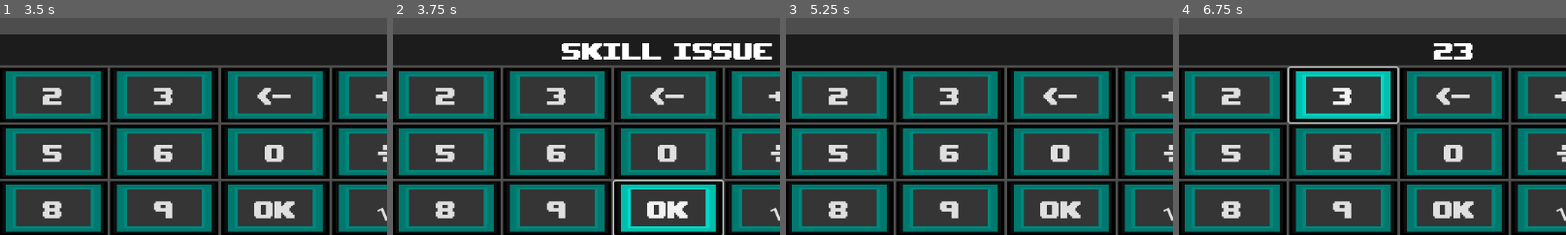
Above: before the commit, frames 1-4 (left to right).
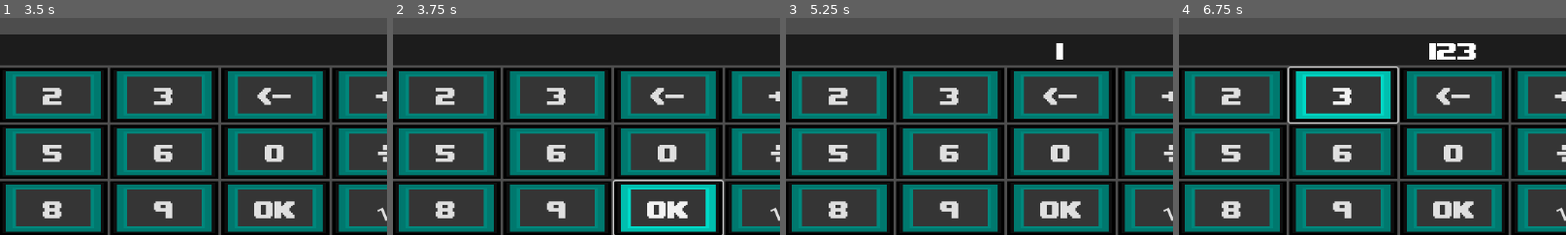
Above: after the commit, the same moments.

Repository: VinceAL-9/Mathfight
Game: Godot game, scene res://scenes/Whole game/Choose mode/campaign/Core gameplay/core_gameplay.tscn
Same seed, same stepped clock (60 frames per second), same inputs: the game is played once before the commit and once after it. This scene is started directly instead of the project's main scene.
Inputs:
- Up to frame 1 (3.5 s): tap Enter (ans) at 0.5, 0.6, 1.35, 2.1, 2.85 s
- Up to frame 2 (3.75 s): click "OK" at 3.5 s
- Up to frame 3 (5.25 s): click "OK" at 4.25 s; click "1" at 5 s
- Up to frame 4 (6.75 s): click "2" at 5.75 s; click "3" at 6.5 s
The pictures show only the part of the screen within x 15-64%, y 50-100%; the shares and areas given below are measured in that part.

Frame 1 is identical in both runs. In frame 2, 2.7% of the frame differs, in the area x 43-98%, y 11-20%; in frame 3, 0.2%; in frame 4, 0.4%.

Commit message:
Connected the Keyboard to gameplay
Made major updates on the game.gd and keyboard.gd code to wire in the keyboard into the gameplay, while making sure everything works smoothly and with minimal bugs

Diff:
--- a/scenes/Whole game/Choose mode/campaign/Core gameplay/game.tscn
+++ b/scenes/Whole game/Choose mode/campaign/Core gameplay/game.tscn
@@ -87,5 +87,6 @@
 
 [node name="Player and Enemy" parent="." instance=ExtResource("2_8fel7")]
 
+[connection signal="answer_submitted" from="Display/Keyboard" to="." method="_on_keyboard_answer_submitted"]
 [connection signal="timeout" from="ProblemTimers/Generate Problem" to="." method="_on_generate_problem_timeout"]
 [connection signal="timeout" from="ProblemTimers/Timer for Solving" to="." method="_on_timer_for_solving_timeout"]
--- a/scripts/Whole game/Choose mode/campaign/Core gameplay/game.gd
+++ b/scripts/Whole game/Choose mode/campaign/Core gameplay/game.gd
@@ -17,6 +17,10 @@
 @onready var player_sprite: AnimatedSprite2D = $"Player and Enemy".get_node("Player")
 @onready var enemy_sprite: AnimatedSprite2D = $"Player and Enemy".get_node("Enemy")
 
+# Reference to the Keyboard
+@onready var keyboard: Control = $Display/Keyboard
+
+
 var problem_active: bool # This is a placeholder for the problem generator
 var problem_start_time: int # for tracking elapsed time
 var game_over: bool = false # indicator whether this game is over
@@ -28,6 +32,7 @@
 
 	problem_active = false
 	prob_timer.start()
+
 
 func update_health_ui() -> void:
 	player_hp.value = player_health
@@ -47,6 +52,9 @@
 		player_health -= 10
 		update_health_ui()
 
+		# RESET the keyboard
+		keyboard.reset_input()
+
 		if player_health <= 0:
 			anim.play("player_death") # death animation for player
 			enemy_sprite.play("idle")
@@ -55,20 +63,24 @@
 
 		problem_active = false
 		prob_timer.start(rng.randi_range(2, 4))
+		has_answered = false
 
-func _process(_delta: float) -> void:
+
+func _on_keyboard_answer_submitted(answer_text: String) -> void: # this is where the input will take place
 	if game_over: return # skip logic if game is over
+	if not problem_active or has_answered: return
 
-	if problem_active and not has_answered and Input.is_action_just_pressed("ans"): # prevent spamming
-		has_answered = true # lock in answer to prevent re-pressing
+	has_answered = true # lock in answer to prevent re-pressing
 
+	# Compare the submitted answer
+	if answer_text == "x²+12x-32":
 		# this gets the elapsed time since the start of the solve timer by subtracting the start time from current time
 		var elapsed_time = (Time.get_ticks_msec() - problem_start_time) / 1000.0 # convert to seconds, since this is in milliseconds
 
 		anim.play("player_attack") # play the animation with a bit of delay to sync with damage
 		await get_tree().create_timer(1.0).timeout
 
-		if elapsed_time <= 3.0: # if player solves in under 3 secs, crit damage
+		if elapsed_time <= 3.0: # if player solves in under 3 secs, enhance damage
 			enemy_health -= rng.randi_range(15, 20)
 		else: # normal damage
 			enemy_health -= 10
@@ -85,6 +97,15 @@
 		prob_timer.start(rng.randi_range(2, 4))
 		problem_active = false
 
+	else:
+		# WRONG answer
+		keyboard.reset_input() # Clear the wrong input immediately
+		has_answered = false
+
+func _process(_delta: float) -> void:
+	if game_over: return # skip logic if game is over
+
+
 func end_game_after_delay() -> void: # wait for a moment before ending the game
 	game_over = true # prevent further interaction
 	solve_timer.stop()
--- a/scripts/Whole game/Choose mode/campaign/Core gameplay/keyboard.gd
+++ b/scripts/Whole game/Choose mode/campaign/Core gameplay/keyboard.gd
@@ -4,11 +4,13 @@
 @onready var label = $VBoxContainer/MarginContainer/Label
 
 # constants
-const ANSWER := "x²+12x-32"  # The correct answer to match when OK is pressed
 const SUPERSCRIPT_MAP := {
 	"0": "⁰", "1": "¹", "2": "²", "3": "³", "4": "⁴",
 	"5": "⁵", "6": "⁶", "7": "⁷", "8": "⁸", "9": "⁹"
 }
+
+# signal for answer submission
+signal answer_submitted(answer_text: String)
 
 # variables
 var next_char_superscript: bool = false  # Whether the next digit should be superscript
@@ -156,18 +158,19 @@
 	typing_enabled = false
 
 	# Compares the typed answer with the correct answer
-	if label.text == ANSWER:
-		label.text = "Nice Job!"
-		label.add_theme_color_override("font_color", Color.GREEN)
-	else:
-		label.text = "Skill Issue"
-		label.add_theme_color_override("font_color", Color.RED)
+	emit_signal("answer_submitted", label.text)
 
-	# Wait a moment, then reset the states
-	await get_tree().create_timer(1.5).timeout
 	label.text = ""
 	label.remove_theme_color_override("font_color")
 	next_char_superscript = false
 	sqrt_open = false
 	parenthesis_open = false
 	typing_enabled = true
+
+func reset_input() -> void: # call this function to manually reset keyboard input
+	label.text = ""
+	label.remove_theme_color_override("font_color")
+	next_char_superscript = false
+	sqrt_open = false
+	parenthesis_open = false
+	typing_enabled = true
